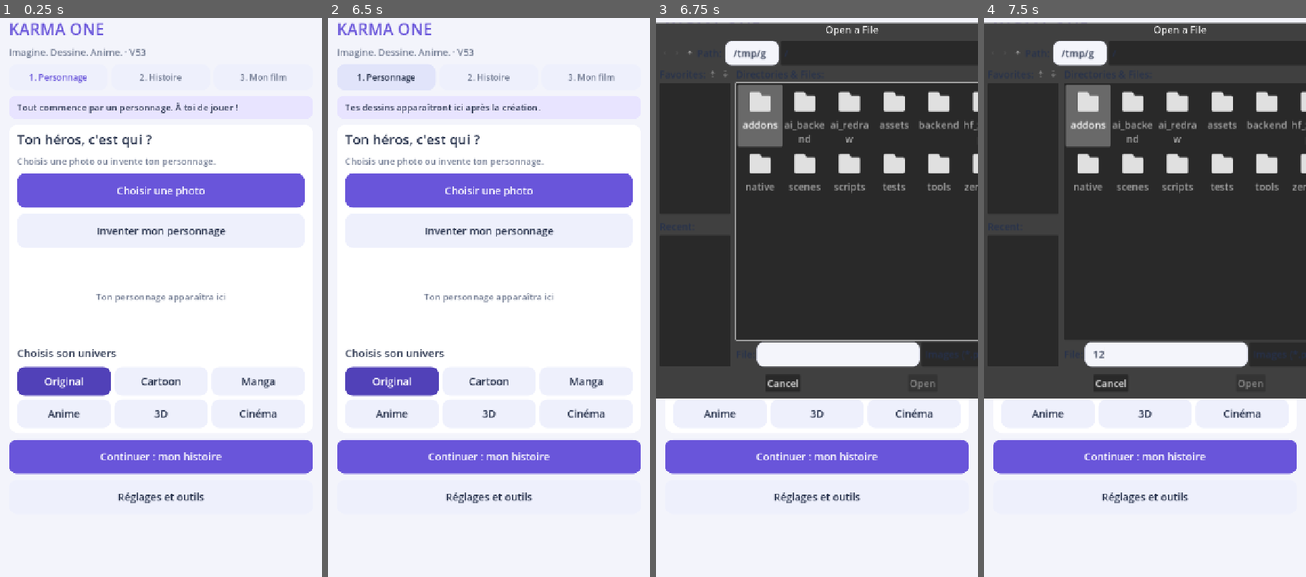
Above: before the commit, frames 1-4 (left to right).
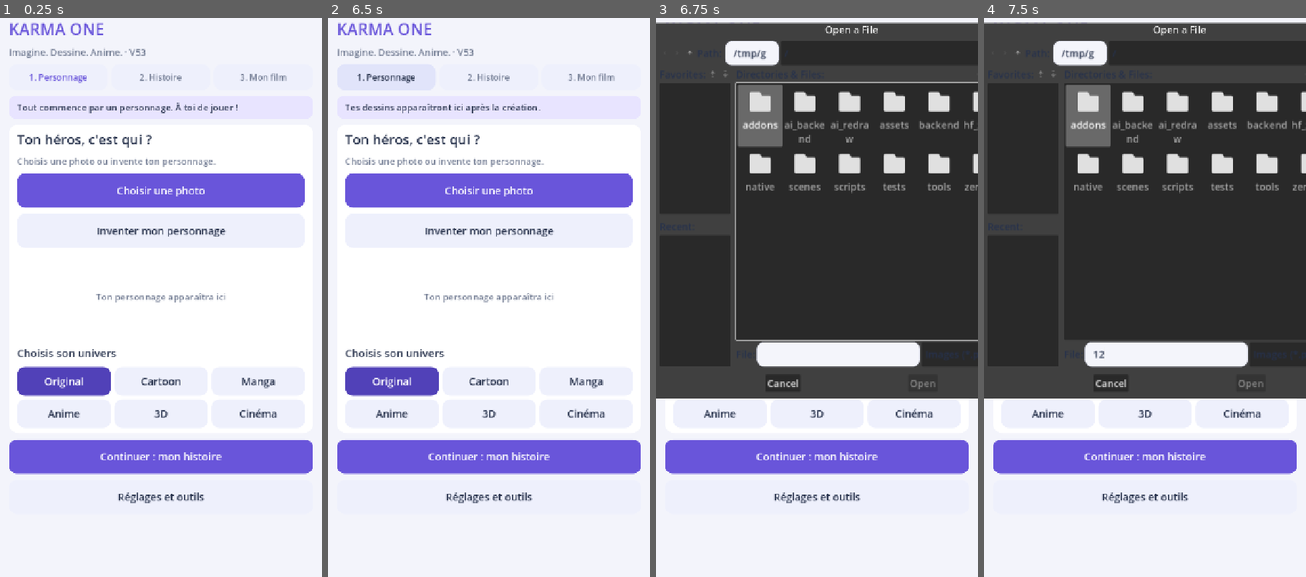
Above: after the commit, the same moments.

Repository: ericjamesempere-stack/MobileI2V-Xiaomi-
Game: Godot game, scene res://scenes/main.tscn
Same seed, same stepped clock (60 frames per second), same inputs: the game is played once before the commit and once after it.
Inputs (mouse positions are in pixels of both pictures, inside the frame that each line leads up to):
- Up to frame 1 (0.25 s): no input
- Up to frame 2 (6.5 s): click "1. Personnage" at 0.5 s; click "2. Histoire" at 1.25 s; click (489, 230) at 2.02 s; type "Alex" at 2.1 s; click "3. Mon film" at 2.75 s; click "Agrandir et vérifier les dess…" at 3.5 s; click "Voir défiler mes dessins" at 4.25 s; click "Partager ma vidéo" at 5 s; click "1. Personnage" at 5.75 s
- Up to frame 3 (6.75 s): click "Choisir une photo" at 6.5 s
- Up to frame 4 (7.5 s): click (1167, 353) at 7.27 s; type "12" at 7.35 s

Frames 1-2 are identical in both runs. In frame 3, 0.2% of the frame differs, in the area x 49-99%, y 1-63%; in frame 4, 0.2%.

Commit message:
V54: reject missing or empty AI images before quality inspection

Diff:
--- a/scripts/karma_studio_session.gd
+++ b/scripts/karma_studio_session.gd
@@ -10,6 +10,8 @@
         "agents": {"scenario": "done", "pose": "timed_instructions_ready", "image": "running", "quality": "pending", "recovery": "saving", "video": "waiting_for_user"}}
     return {"ok": true, "motion": preparation["motion"]}
 func inspect_frame(image: Image, previous: Image = null) -> Dictionary:
+    if image == null or image.is_empty():
+        return {"ok": false, "issues": ["missing_or_empty_image"]}
     var result: Dictionary = load("res://scripts/drawing_quality_gate.gd").new().inspect(image, previous)
     if image != null and (image.get_width() < 512 or image.get_height() < 512):
         result["ok"] = false
